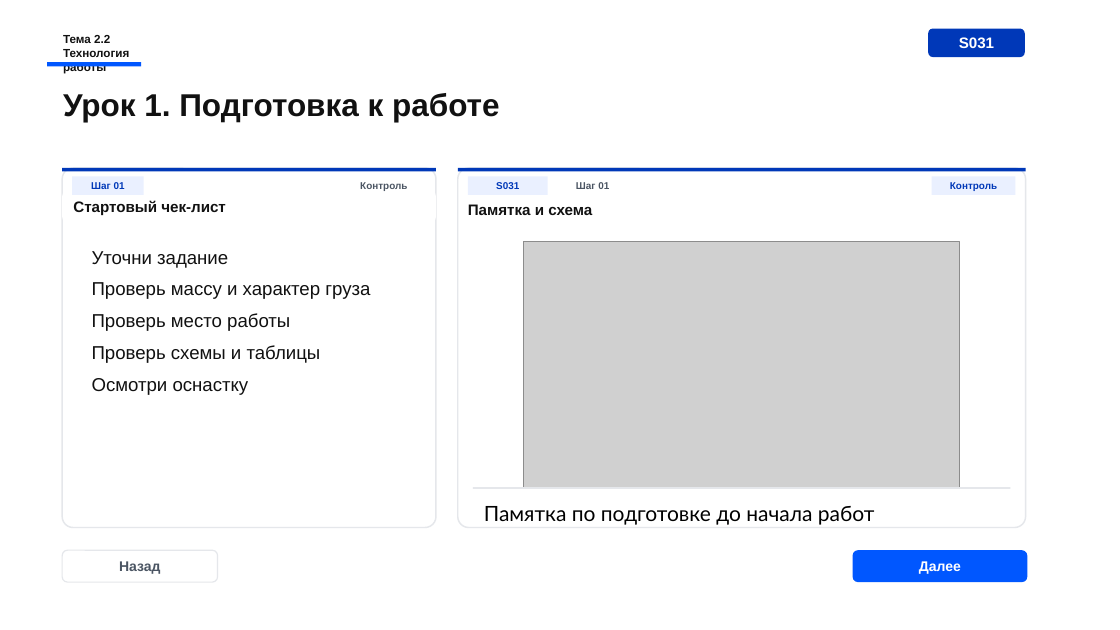
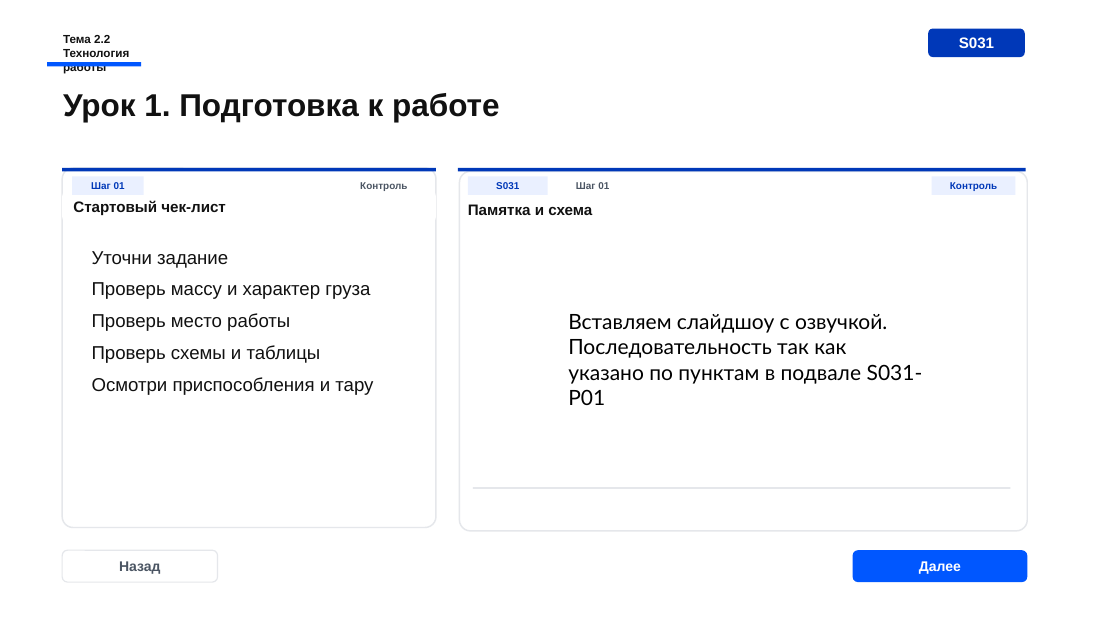
Before and after one commit to Armankanat2/EV-Strop, a slide deck: slide 3 of presentations/ispring-course/module-01-stropovka-gruzov/live-preview/S029_theme22_preview_2026-06-30_v13_ev-group-techstyle-premium-subslides.pptx. Drawn at 1120x630 pixels with LibreOffice and Linux fonts; fonts in the diff are those of the drawing; grey boxes stand for pictures. Boxes give left, top, right and bottom in pixels: in the first picture for what was removed or moved away, otherwise in the second. Text is boxed around its words. In the diff, an @@ line names an element or a change of style, - is before the commit and + after.

```diff
--- a/presentations/ispring-course/module-01-stropovka-gruzov/live-preview/S029_theme22_preview_2026-06-30_v13_ev-group-techstyle-premium-subslides.pptx
+++ b/presentations/ispring-course/module-01-stropovka-gruzov/live-preview/S029_theme22_preview_2026-06-30_v13_ev-group-techstyle-premium-subslides.pptx
@@ picture removed at (523,242,960,487) @@
@@ text added at (568,314,923,384), 18 pt, text #000000 @@
+Вставляем слайдшоу с озвучкой. Последовательность так как указано по пунктам в подвале S031-P01
@@ text at (92,377,373,395): text changed @@
-Осмотри оснастку
+Осмотри приспособления и тару
@@ text removed at (484,506,875,525) @@
-Памятка по подготовке до начала работ
```
Also in this commit, not shown: 1 other slide changed, 11 other files.
